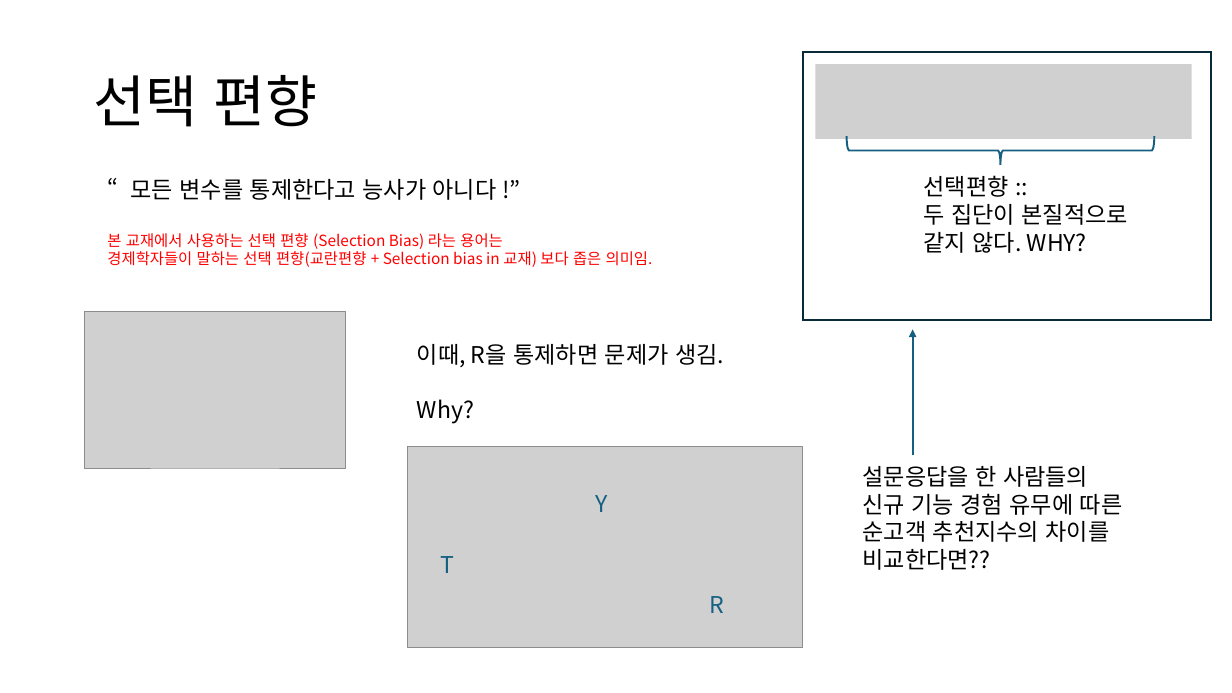
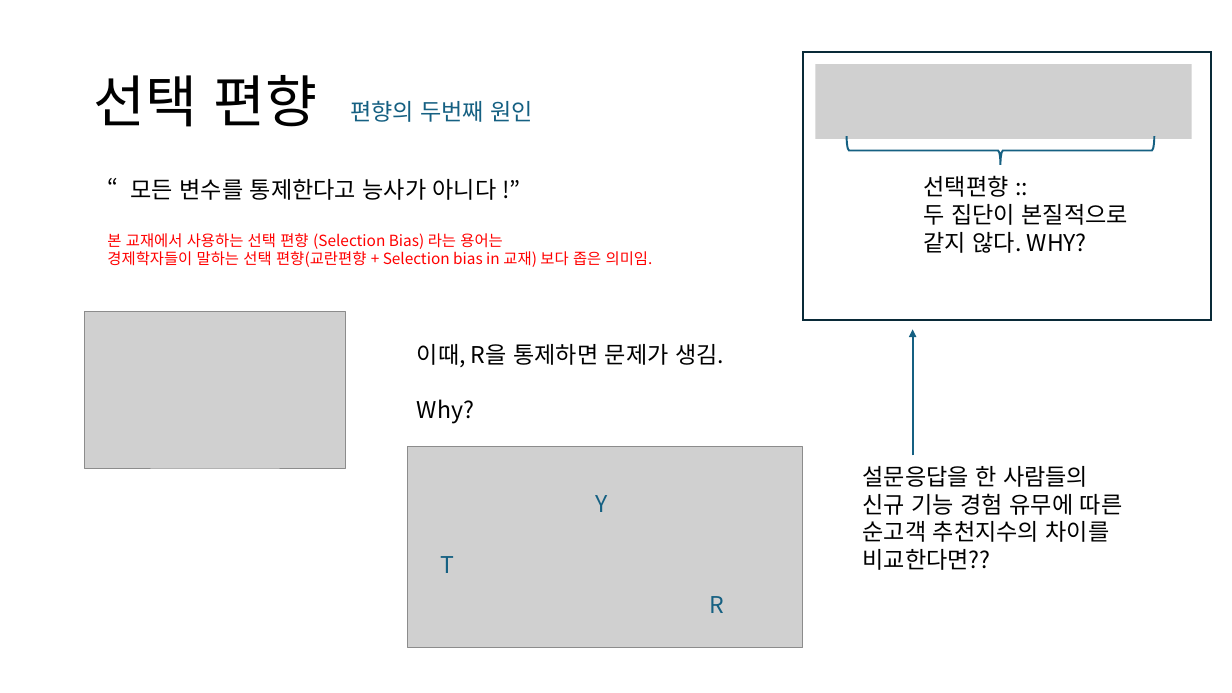
Before and after one commit to Minsoo1036/Causal_Inference_Study, a slide deck: slide 11 of causal_3week.pptx. Drawn at 1232x693 pixels with LibreOffice and Linux fonts; fonts in the diff are those of the drawing; grey boxes stand for pictures. Boxes give left, top, right and bottom in pixels: in the first picture for what was removed or moved away, otherwise in the second. Text is boxed around its words. In the diff, an @@ line names an element or a change of style, - is before the commit and + after.

```diff
--- a/causal_3week.pptx
+++ b/causal_3week.pptx
@@ text added at (x1=350, y1=100, x2=533, y2=122), 18 pt, text #156082 @@
+편향의 두번째 원인
```
Also in this commit, not shown: 2 other slides changed, 1 slide added.
